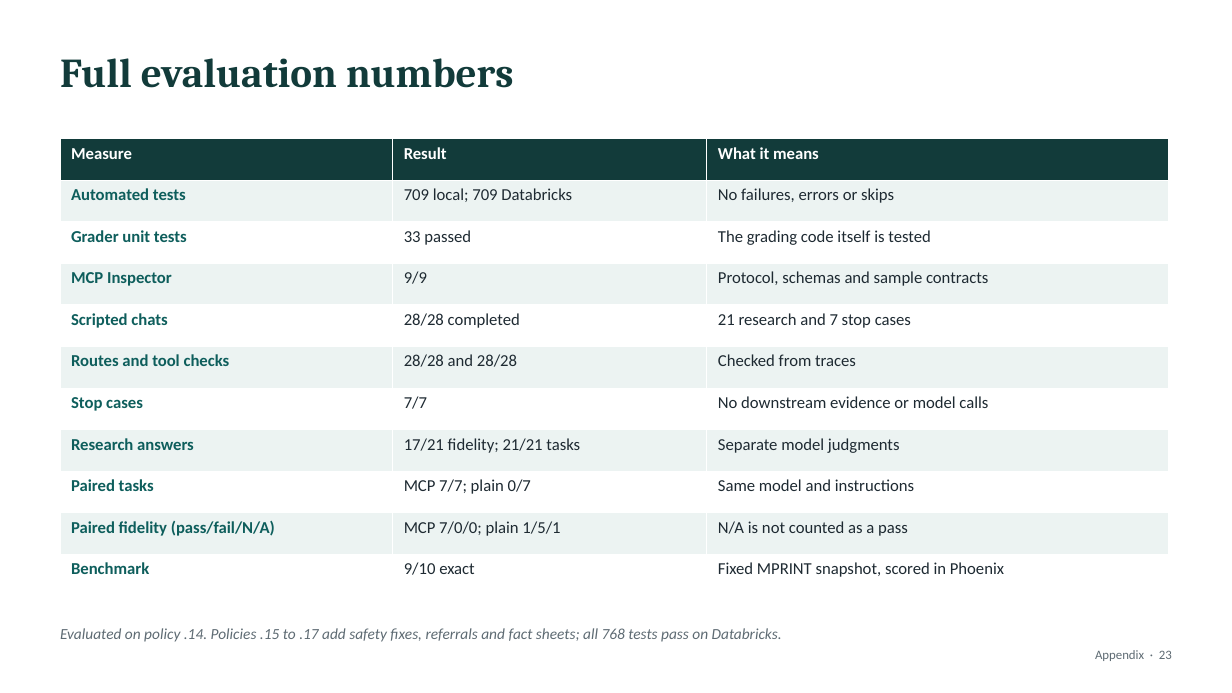
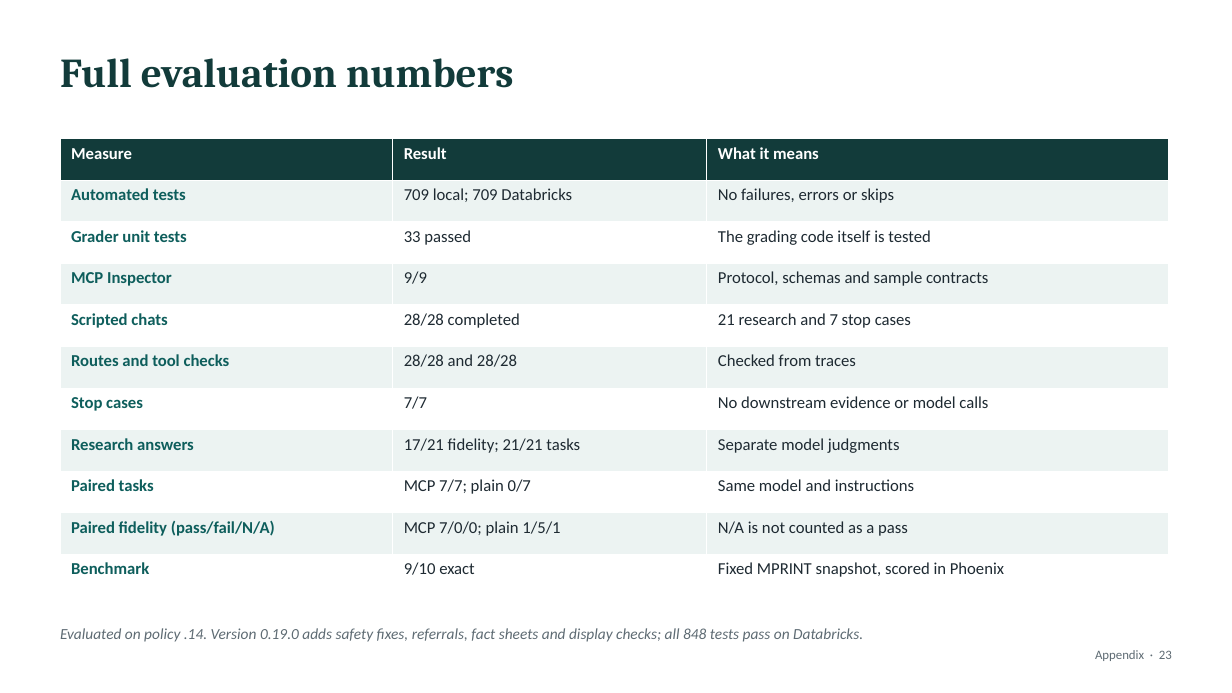
Before and after one commit to gpiat333/Parent-Child-Pharmacology-MCP, a slide deck: slide 23 of presentation/Parent-child Pharmacology MCP — Hackathon deck v3.pptx. Drawn at 1232x693 pixels with LibreOffice and Linux fonts; fonts in the diff are those of the drawing. Boxes give left, top, right and bottom in pixels: in the first picture for what was removed or moved away, otherwise in the second. Text is boxed around its words. In the diff, an @@ line names an element or a change of style, - is before the commit and + after.

```diff
--- a/presentation/Parent-child Pharmacology MCP — Hackathon deck v3.pptx
+++ b/presentation/Parent-child Pharmacology MCP — Hackathon deck v3.pptx
@@ text at [60,628,863,642]: text changed @@
-Evaluated on policy .14. Policies .15 to .17 add safety fixes, referrals and fact sheets; all 768 tests pass on Databricks.
+Evaluated on policy .14. Version 0.19.0 adds safety fixes, referrals, fact sheets and display checks; all 848 tests pass on Databricks.
```
Also in this commit, not shown: 1 other slide changed, 12 other files.
